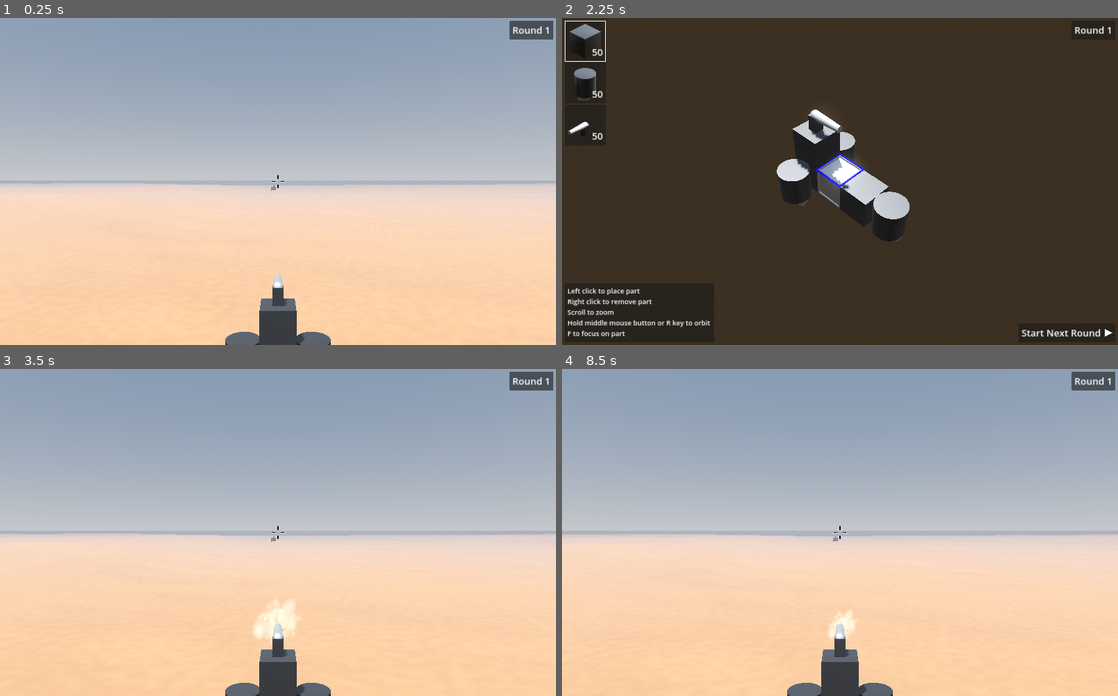
Above: before the commit, frames 1-4 (two rows, left to right).
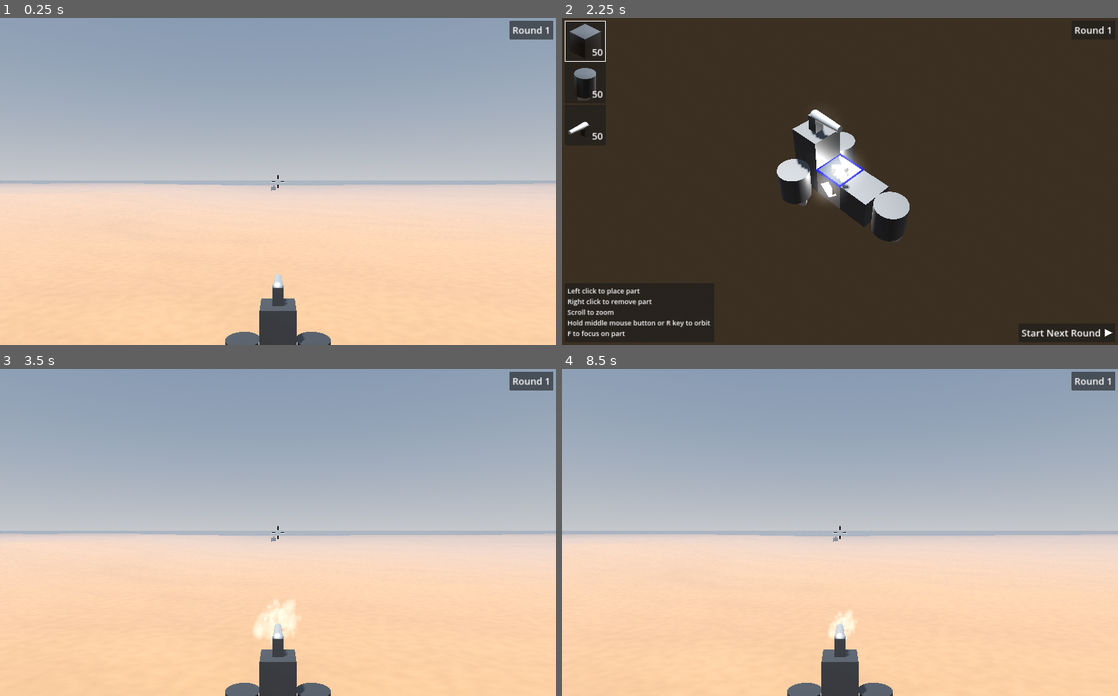
Above: after the commit, the same moments.

Repository: mcjohnalds/metal-skirmish
Game: Godot game, scene res://scenes/main.tscn
The game is run twice, just before and just after one commit, with the same random seed, the same clock (stepped at 60 frames per second) and the same inputs.
Inputs (mouse positions are in pixels of both pictures, inside the frame that each line leads up to):
- Up to frame 1 (0.25 s): no input
- Up to frame 2 (2.25 s): tap Enter at 0.5 s; move the mouse to (867, 181) at 0.52 s; hold R (orbit) 0.53-1.28 s; hold W (move_forward) from 0.53 s (still down); click (867, 181) at 0.67 s; move the mouse to (812, 181) at 1.27 s; tap F (recenter) at 1.35 s; move the mouse to (851, 174) at 2.02 s; hold Tab (switch_scene) from 2.03 s (still down)
- Up to frame 3 (3.5 s): release W (move_forward) at 2.75 s; release Tab (switch_scene) at 2.75 s; click (505, 682) at 2.75 s
- Up to frame 4 (8.5 s): move the mouse to (834, 539) at 3.52 s; hold W (move_forward) 3.53-6.53 s; tap 1 at 3.6 s; click (834, 539) at 3.67 s; move the mouse to (878, 535) at 4.27 s; tap 2 at 4.35 s; tap Space at 5, 6.5 s; move the mouse to (795, 529) at 5.02 s; tap 3 at 5.1 s; tap Enter at 5.75, 7.25 s; move the mouse to (845, 532) at 5.77 s; hold R (orbit) 5.78-6.53 s; click (845, 532) at 5.92 s; move the mouse to (817, 525) at 6.52 s; hold D (move_right) 6.53-7.28 s; tap F (recenter) at 6.6 s; move the mouse to (867, 532) at 7.27 s; hold W (move_forward) 7.28-8 s; hold Tab (switch_scene) 7.28-8 s; click (1067, 682) at 8 s

The runs differ from the first frame. In frame 1, less than 0.1% of the frame differs, in the area x 46-54%, y 99-100%; in frame 2, 1.2%, in the area x 42-57%, y 30-65%; in frame 3, less than 0.1%; in frame 4, less than 0.1%.

Commit message:
update cockpit

Diff:
--- a/scenes/cockpit_part.tscn
+++ b/scenes/cockpit_part.tscn
@@ -1,17 +1,27 @@
-[gd_scene load_steps=5 format=3 uid="uid://cxwv3sxpc8d4n"]
+[gd_scene load_steps=6 format=3 uid="uid://cxwv3sxpc8d4n"]
 
 [ext_resource type="Script" path="res://scripts/cockpit_part.gd" id="1_xq0u5"]
 [ext_resource type="PackedScene" uid="uid://dyjma2rawg826" path="res://meshes/cockpit.glb" id="2_2ngob"]
 [ext_resource type="PackedScene" uid="uid://beqwv26ycacot" path="res://scenes/frame.tscn" id="3_3pccn"]
 [ext_resource type="Material" uid="uid://6t6mp7vv7frs" path="res://materials/special_part.tres" id="3_8jqic"]
 
+[sub_resource type="StandardMaterial3D" id="StandardMaterial3D_ixpnj"]
+diffuse_mode = 3
+albedo_color = Color(2, 2, 2, 1)
+metallic_specular = 1.0
+roughness = 0.0
+clearcoat = 0.0
+
 [node name="CockpitPart" type="Node3D"]
 script = ExtResource("1_xq0u5")
 
 [node name="Cockpit" parent="." instance=ExtResource("2_2ngob")]
 
-[node name="Cube" parent="Cockpit" index="0"]
+[node name="Outside" parent="Cockpit" index="0"]
 material_override = ExtResource("3_8jqic")
+
+[node name="Inside" parent="Cockpit" index="1"]
+material_override = SubResource("StandardMaterial3D_ixpnj")
 
 [node name="Frame" parent="." instance=ExtResource("3_3pccn")]
 visible = false
@@ -19,5 +29,9 @@
 [node name="Frame" parent="Frame" index="0"]
 material_override = ExtResource("3_8jqic")
 
+[node name="OmniLight3D" type="OmniLight3D" parent="."]
+light_energy = 6.405
+omni_range = 3.548
+
 [editable path="Cockpit"]
 [editable path="Frame"]
Binary file changed: meshes/cockpit.glb
Not shown, removed: cockpit.blend
Not shown, added: meshes/cockpit.blend
Not shown, added: meshes/cockpit.blend1
Not shown, added: meshes/frame.blend
Not shown, added: meshes/frame.blend1
